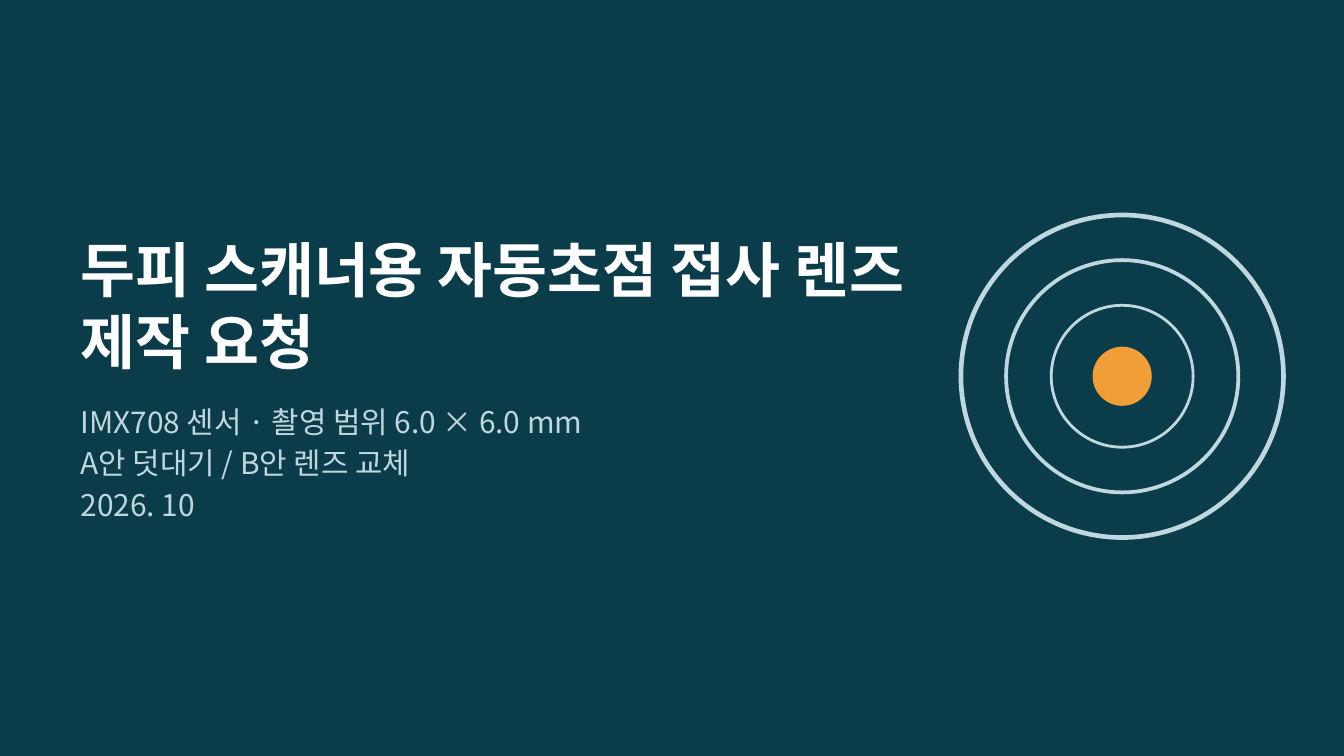
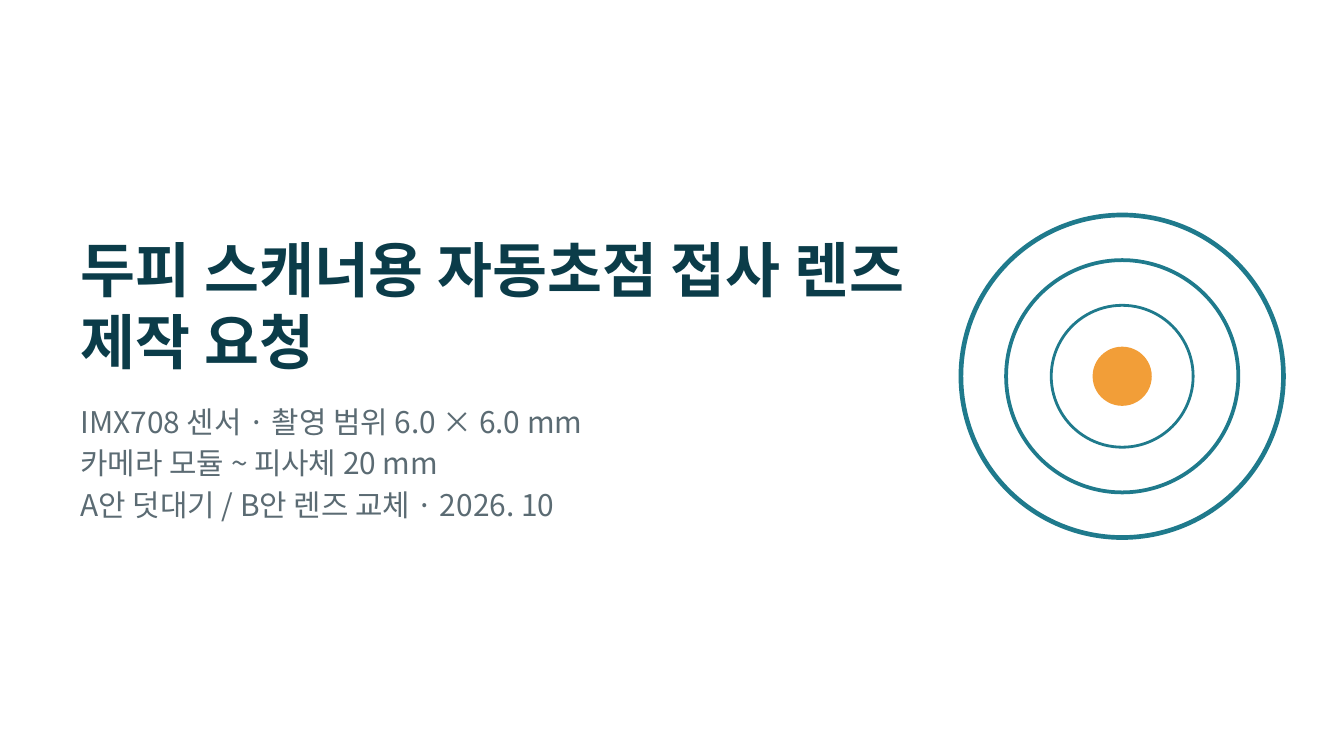
Before and after one commit to urisuni3325-ai/rv1106, a slide deck: slide 1 of docs/lens-rfq-imx708.pptx. Drawn at 1344x756 pixels with LibreOffice and Linux fonts; fonts in the diff are those of the drawing. Boxes give left, top, right and bottom in pixels: in the first picture for what was removed or moved away, otherwise in the second. Text is boxed around its words. In the diff, an @@ line names an element or a change of style, - is before the commit and + after.

```diff
--- a/docs/lens-rfq-imx708.pptx
+++ b/docs/lens-rfq-imx708.pptx
@@ background #0B3C49 to #FFFFFF @@
@@ title "두피 스캐너용 자동초점 접사 렌즈 ..." at box(81, 242, 904, 370): text colour #FFFFFF to #0B3C49 @@
@@ ellipse at box(961, 215, 1284, 538): outline #BFD7DE 2.5 pt to #1F7A8C 2.5 pt @@
@@ ellipse at box(1007, 261, 1239, 493): outline #BFD7DE 2 pt to #1F7A8C 2 pt @@
@@ ellipse at box(1051, 305, 1193, 448): outline #BFD7DE 1.5 pt to #1F7A8C 1.5 pt @@
@@ text at box(81, 408, 582, 436): text colour #BFD7DE to #5B6B73 in "IMX708 센서 · 촬영 범위 6.0 × ..." @@
@@ text at box(81, 449, 554, 519): text changed; text colour #BFD7DE to #5B6B73 @@
-A안 덧대기 / B안 렌즈 교체
-2026. 10
+카메라 모듈 ~ 피사체 20 mm
+A안 덧대기 / B안 렌즈 교체 · 2026. 10
```
Also in this commit, not shown: 7 other slides changed.
